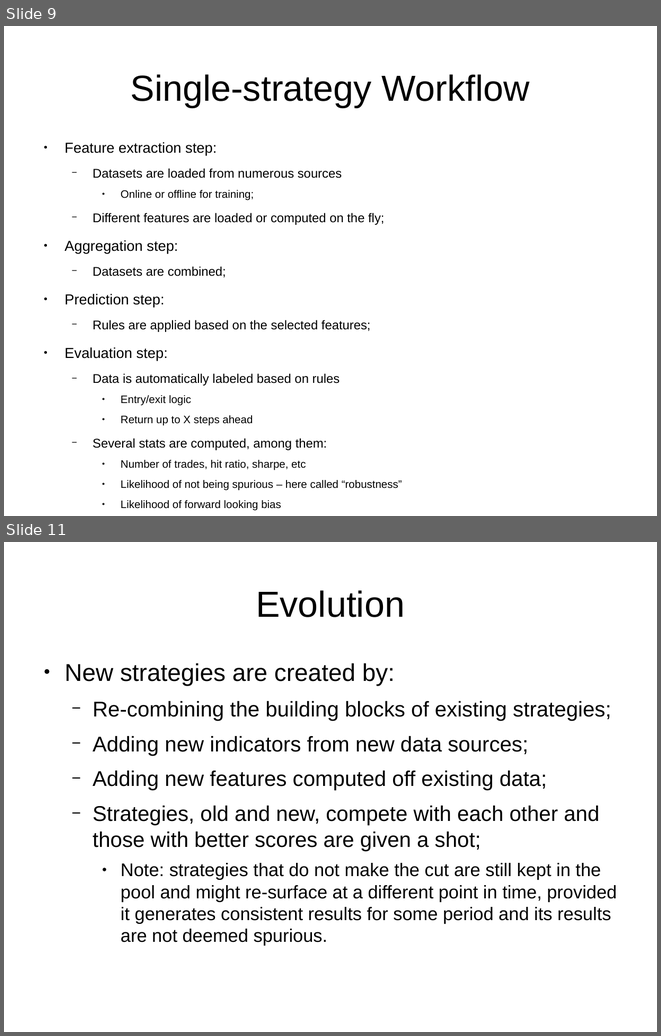
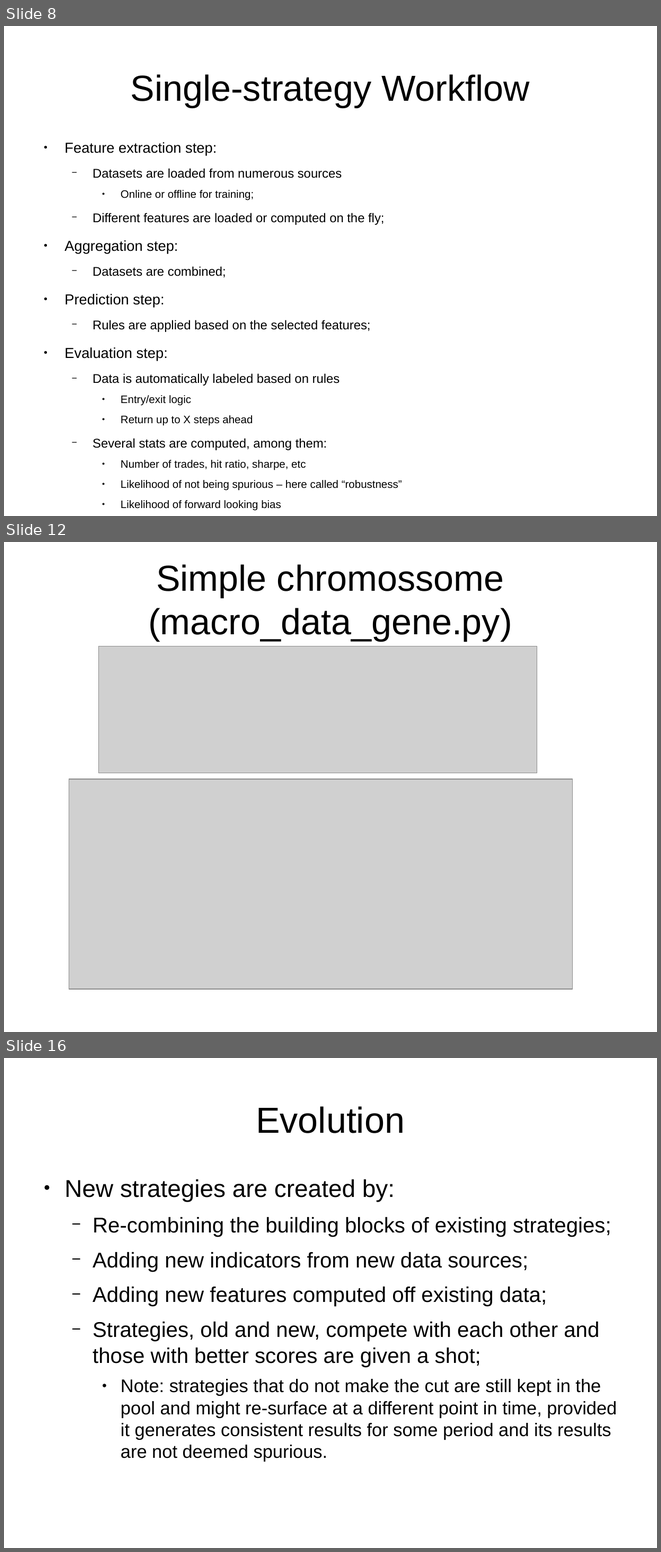
Before and after one commit to bolatroniks/Trading_v2, a slide deck: Alpha Evolution.odp. Shown one above the other, each under a label of ours: slides 9 and 11 before the commit, slides 8, 12 and 16 after it; the slides between them are not shown. The pictures are 661x1036 and 661x1552 pixels, drawn with LibreOffice and Linux fonts; fonts in the diff are those of the drawing; grey boxes stand for pictures. Boxes give left, top, right and bottom in pixels: in the first picture for what was removed or moved away, otherwise in the second. Text is boxed around its words. In the diff, an @@ line names an element or a change of style, - is before the commit and + after.

Commit message:
Added "logo" picture, simple demo script to read data and updated requirements

```diff
--- a/Alpha Evolution.odp
+++ b/Alpha Evolution.odp
@@ slide 12 added at (x1=4, y1=542, x2=657, y2=1032), background #FFFFFF @@
@@ title added at (x1=148, y1=564, x2=512, y2=641), 44 pt, text #000000 @@
+Simple chromossome (macro_data_gene.py)
@@ picture added at (x1=99, y1=646, x2=537, y2=773) @@
@@ picture added at (x1=69, y1=779, x2=573, y2=989) @@
@@ what was slide 9 is now slide 8 @@
@@ what was slide 11 is now slide 16 @@
```
Also in this commit, not shown: 5 slides changed, 7 other slides added, 2 slides removed, 5 other files.
